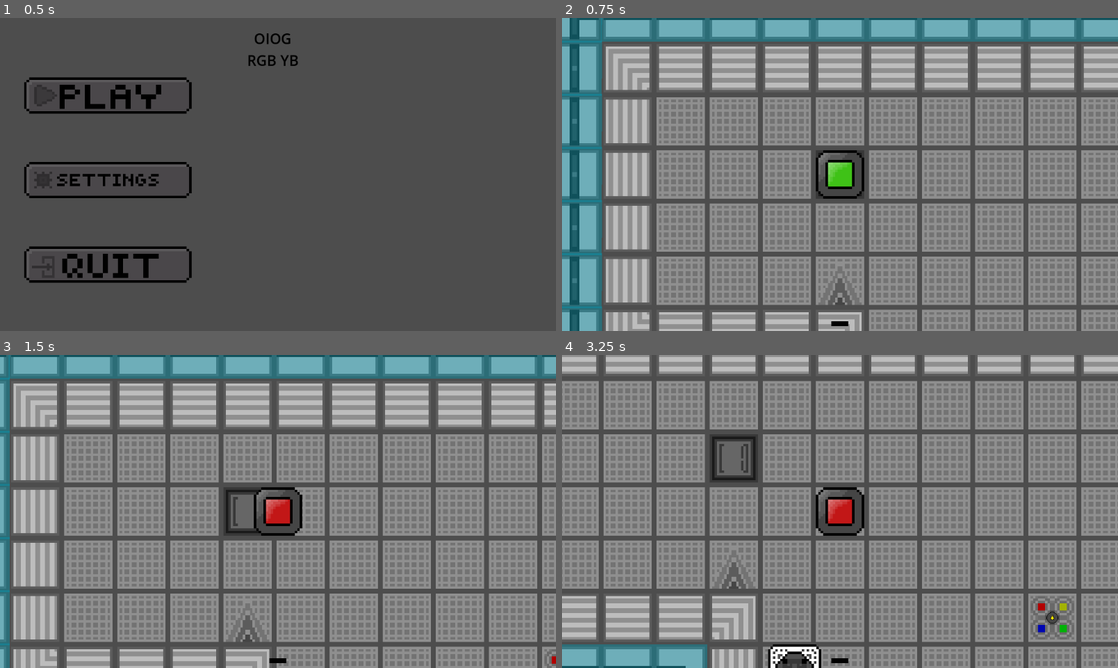
Above: before the commit, frames 1-4 (two rows, left to right).
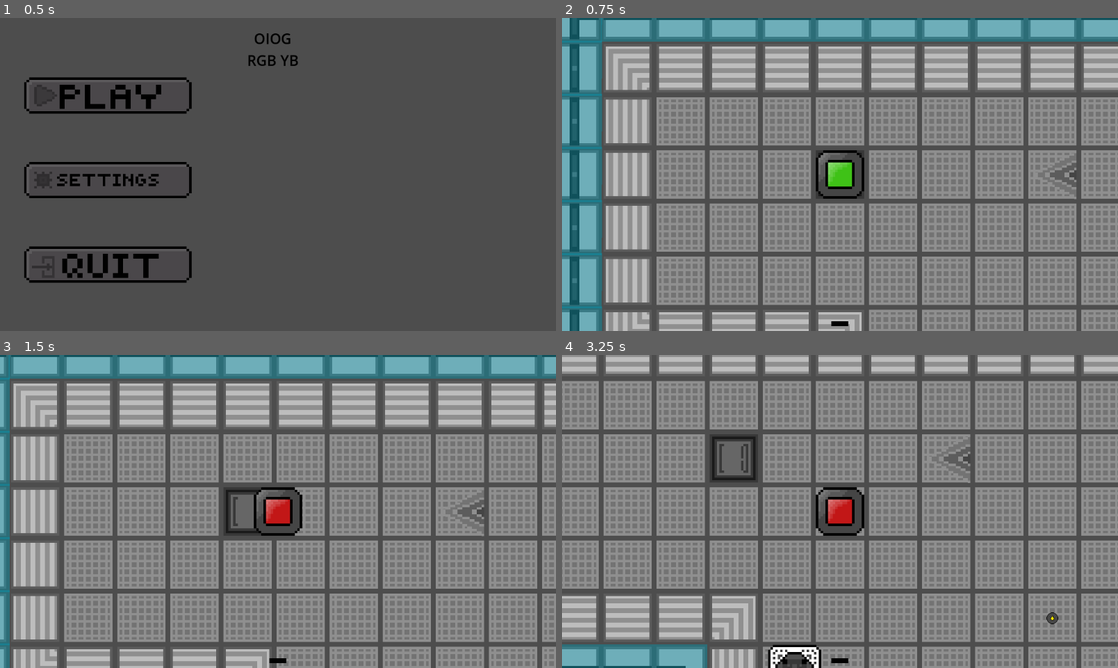
Above: after the commit, the same moments.

Repository: programing-user2009/OIOG-main
Game: Godot game, scene res://scenes/menu.tscn
Two runs of this game, one before a commit and one after it. Both use one fixed random seed, a clock stepped at 60 frames per second and the inputs below. Video files are missing from this copy of the repository; at most half a second of black plays in their place.
Inputs (mouse positions are in pixels of both pictures, inside the frame that each line leads up to):
- Up to frame 1 (0.5 s): no input
- Up to frame 2 (0.75 s): click (667, 96) at 0.5 s
- Up to frame 3 (1.5 s): tap Enter at 1.25 s; move the mouse to (400, 495) at 1.27 s; hold Right (Right) from 1.28 s (still down); tap F (Interact) at 1.35 s
- Up to frame 4 (3.25 s): tap Space at 2 s; move the mouse to (728, 527) at 2.02 s; release Right (Right) at 2.03 s; hold S (Down) 2.03-2.78 s; tap E (UseAbilty) at 2.1 s; tap Enter at 2.75 s; move the mouse to (895, 442) at 2.77 s; hold Right (Right) from 2.78 s (still down); tap F (Interact) at 2.85 s

Frame 1 is identical in both runs. In frame 2, 0.6% of the frame differs, in the area x 46-93%, y 43-92%; in frame 3, 0.7%; in frame 4, 1.2%, in the area x 27-93%, y 26-99%.

Commit message:
game (unstable) spikes
just added spikes!!

Diff:
--- a/scenes/enemy(Nitwit).tscn
+++ b/scenes/enemy(Nitwit).tscn
@@ -20,7 +20,8 @@
 [node name="Sprite2D" type="Sprite2D" parent="."]
 texture = ExtResource("2_dmplc")
 
-[node name="MovementFunc" parent="." instance=ExtResource("2_33my0")]
+[node name="MovementFunc" parent="." node_paths=PackedStringArray("HPFunc") instance=ExtResource("2_33my0")]
+HPFunc = NodePath("../HPFunc")
 
 [node name="HPFunc" parent="." instance=ExtResource("3_dmplc")]
 
--- a/scenes/hp_func.tscn
+++ b/scenes/hp_func.tscn
@@ -4,3 +4,8 @@
 
 [node name="HPFunc" type="Node2D"]
 script = ExtResource("1_dsn43")
+
+[node name="Timer" type="Timer" parent="."]
+wait_time = 0.5
+
+[connection signal="timeout" from="Timer" to="." method="_on_timer_timeout"]
--- a/scenes/lv_0.tscn
+++ b/scenes/lv_0.tscn
@@ -2,7 +2,7 @@
 
 [ext_resource type="PackedScene" uid="uid://d3xmeatdv1lf4" path="res://scenes/player.tscn" id="1_qhlqn"]
 [ext_resource type="Script" uid="uid://1yjbosd8b12j" path="res://scrips/lv_0.gd" id="1_s3vbu"]
-[ext_resource type="Texture2D" uid="uid://443x3mrg4mh" path="res://assets/photos/lv_0_floor.png" id="2_s3vbu"]
+[ext_resource type="Texture2D" uid="uid://443x3mrg4mh" path="res://assets/photos/Tile Map/lv_0_floor.png" id="2_s3vbu"]
 [ext_resource type="PackedScene" uid="uid://cbw1fmw1bokf4" path="res://scenes/Spawning.tscn" id="3_l3q7o"]
 
 [sub_resource type="TileSetAtlasSource" id="TileSetAtlasSource_l3q7o"]
@@ -969,11 +969,11 @@
 
 [node name="TileMapLayer2" type="TileMapLayer" parent="."]
 texture_filter = 1
-position = Vector2(-605, -275)
-tile_map_data = PackedByteArray("AAAHAAsAAAABAAIAAAAHAAcAAAAEAAMAAFAFAAQAAAAEAAMAAFAHAAgAAAAEAAMAAGAPAAsAAAAEAAAAAAALAAwAAAADAAMAAAAPAAwAAAAEAAMAAAALAAsAAAADAAAAAAALAAUAAAABAAIAAAA=")
+position = Vector2(-55, -54)
+tile_map_data = PackedByteArray("AAAEAAAAAAAEAAMAAAA=")
 tile_set = SubResource("TileSet_s3vbu")
 
 [node name="items" parent="TileMapLayer2" instance=ExtResource("3_l3q7o")]
-position = Vector2(605, 275)
+position = Vector2(55, 55)
 
 [node name="Player" parent="." instance=ExtResource("1_qhlqn")]
--- a/scenes/player.tscn
+++ b/scenes/player.tscn
@@ -137,7 +137,8 @@
 MovementFunc = NodePath("../MovementFunc")
 Enitiy = NodePath("..")
 
-[node name="MovementFunc" parent="." instance=ExtResource("3_qlg0r")]
+[node name="MovementFunc" parent="." node_paths=PackedStringArray("HPFunc") instance=ExtResource("3_qlg0r")]
+HPFunc = NodePath("../HPFunc")
 
 [node name="Sprite2D" type="Sprite2D" parent="."]
 
--- a/scrips/Func scripts/HPFunc.gd
+++ b/scrips/Func scripts/HPFunc.gd
@@ -2,11 +2,18 @@
 
 @onready var Entity = $".."
 var EntityHP: int
+var invincibility = false
 
 func take_damage(amount):
-	EntityHP -= amount
-	print("HP:", EntityHP)
-	if EntityHP <= 0:
-		Entity.Die()
-	if Entity.name == "Player":
-		Global.HPValue = EntityHP
+	if invincibility == false:
+		EntityHP -= amount
+		print("HP:", EntityHP)
+		invincibility = true
+		$Timer.start()
+		if EntityHP <= 0:
+			Entity.Die()
+		if Entity.name == "Player":
+			Global.HPValue = EntityHP
+
+func _on_timer_timeout() -> void:
+	invincibility = false
--- a/scrips/Func scripts/MovementFunc.gd
+++ b/scrips/Func scripts/MovementFunc.gd
@@ -2,6 +2,8 @@
 
 @onready var Entity = $".."
 @export var PlayerMovement: Node2D
+@onready var tilemap = get_tree().root.get_node("lv_0/TileMapLayer2")
+@export var HPFunc: Node2D
 const tile_size = 110
 var moving = false
 var EnityX = 0
@@ -14,6 +16,7 @@
 func _process(delta: float):
 	player_x = G.Xcoordinates
 	player_y = G.Ycoordinates
+	check_tile()
 
 func _ready() -> void:
 	EnityX = Entity.position.x / 110
@@ -66,6 +69,16 @@
 		moving = false
 	DirectionOutput = Vector2(0, 0)
 
+func check_tile():
+	var tile_coords = tilemap.local_to_map($"..".global_position)
+	var tile_data = tilemap.get_cell_tile_data(tile_coords)
+	print($"..".global_position)
+	if tile_data:
+		print("works!")
+		if tile_data.get_custom_data("death point") == true:
+			print("HIT!")
+			HPFunc.take_damage(1)
+
 func Move_towards_player():
 	if player_x > EnityX:
 		print("right")
--- a/scrips/NitwitAi.gd
+++ b/scrips/NitwitAi.gd
@@ -21,6 +21,7 @@
 	self.position = SpawnPos
 	self.position.y = -self.position.y
 	Clone = true
+	$HPFunc.EntityHP = 5
 	print(EnityX, EnityY)
 
 func pick_random_direction():
Binary file added: assets/photos/Tile Map/lv_0_floor.png
Not shown, added: assets/photos/Tile Map/lv_0_floor.png.import
Binary file added: assets/photos/Tile Map/pixil-frame-0 (43).png
Not shown, added: assets/photos/Tile Map/pixil-frame-0 (43).png.import
Binary file added: assets/photos/Tile Map/pixil-frame-0 (44).png
Not shown, added: assets/photos/Tile Map/pixil-frame-0 (44).png.import
Binary file added: assets/photos/Tile Map/pixil-frame-0 (45).png
Not shown, added: assets/photos/Tile Map/pixil-frame-0 (45).png.import
Binary file added: assets/photos/Tile Map/pixil-frame-0 (52).png
Not shown, added: assets/photos/Tile Map/pixil-frame-0 (52).png.import
